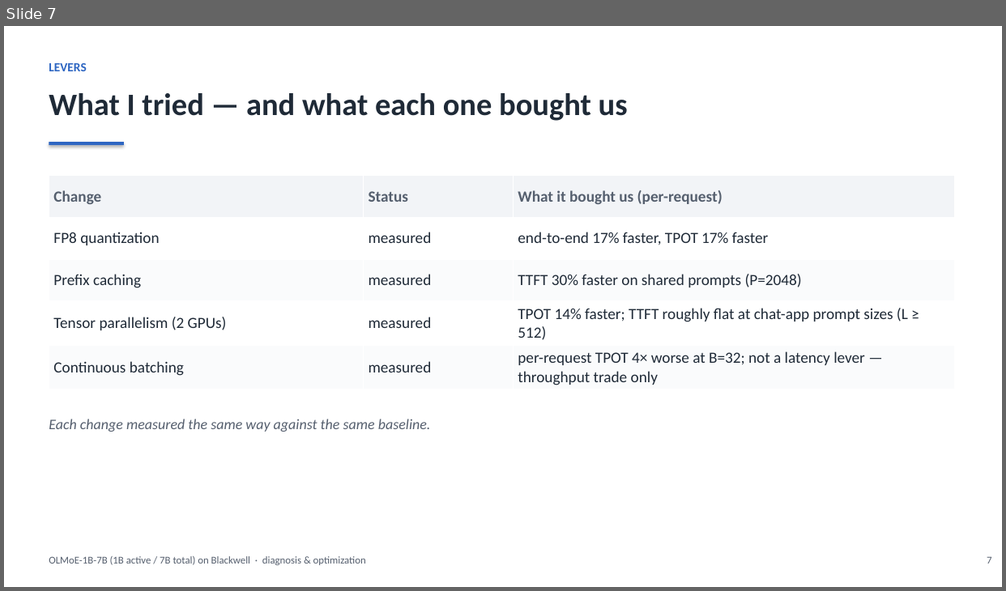
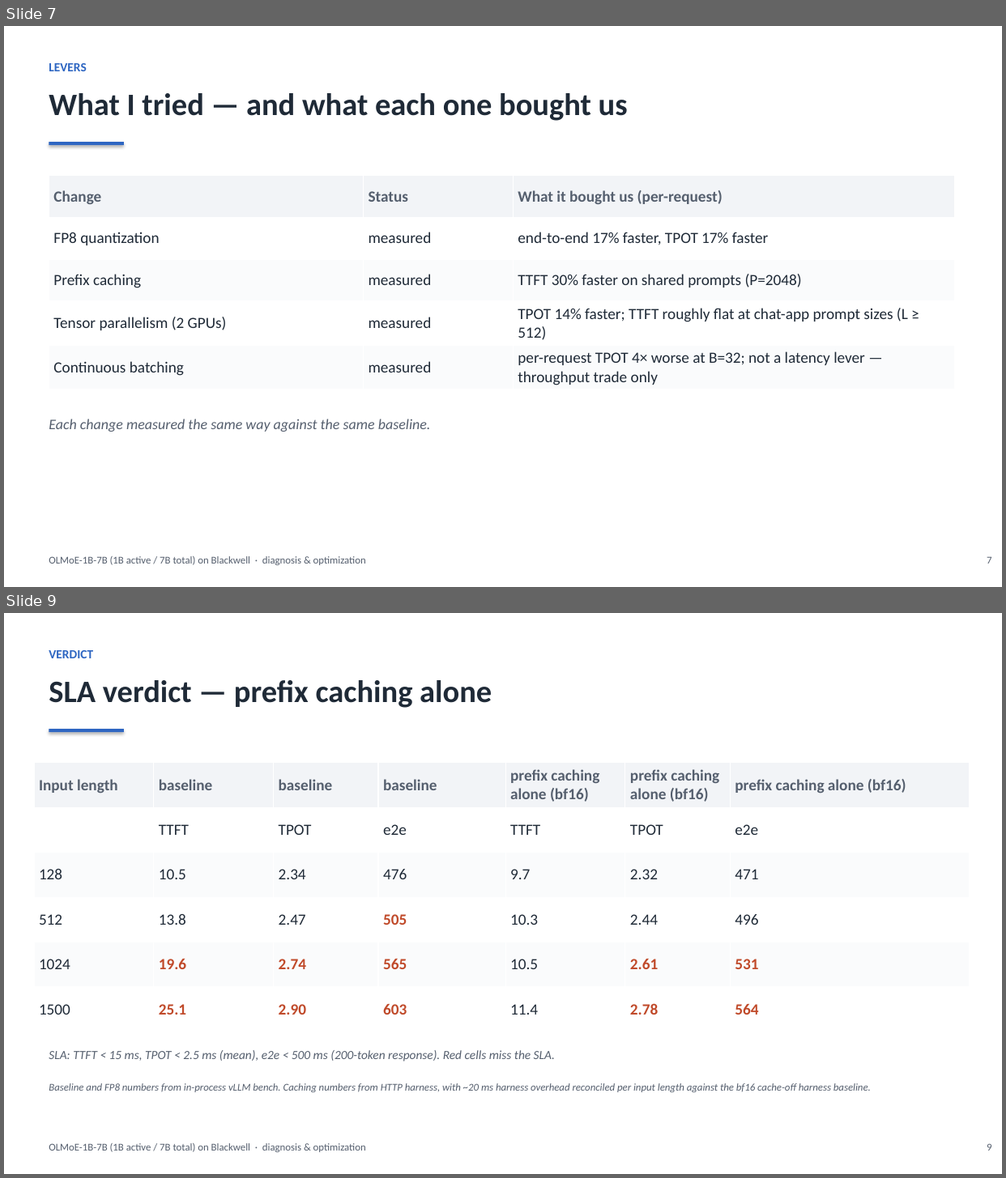
Before and after one commit to harishvs/moe-inference-optimize, a slide deck: talk/deck.pptx. Shown one above the other, each under a label of ours: slide 7 before the commit, slides 7 and 9 after it; the slides between them are not shown. The pictures are 1006x591 and 1006x1178 pixels, drawn with LibreOffice and Linux fonts; fonts in the diff are those of the drawing. Boxes give left, top, right and bottom in pixels: in the first picture for what was removed or moved away, otherwise in the second. Text is boxed around its words. In the diff, an @@ line names an element or a change of style, - is before the commit and + after.

Commit message:
added individial verdicts

```diff
--- a/talk/deck.pptx
+++ b/talk/deck.pptx
@@ slide 9 added at (x1=4, y1=613, x2=1002, y2=1174), background #FFFFFF @@
@@ text added at (x1=49, y1=650, x2=93, y2=658), 12 pt, text #2E66C2, bold @@
+VERDICT
@@ text added at (x1=49, y1=680, x2=492, y2=708), 30 pt, text #1F2A37, bold @@
+SLA verdict — prefix caching alone
@@ rectangle added at (x1=49, y1=729, x2=124, y2=732), fill #2E66C2 @@
@@ table added at (x1=34, y1=763, x2=970, y2=1033), 6 rows, 7 columns @@
+Input length | baseline | baseline | baseline | prefix caching alone (bf16) | prefix caching alone (bf16) | prefix caching alone (bf16)
+ | TTFT | TPOT | e2e | TTFT | TPOT | e2e
+128 | 10.5 | 2.34 | 476 | 9.7 | 2.32 | 471
+512 | 13.8 | 2.47 | 505 | 10.3 | 2.44 | 496
+1024 | 19.6 | 2.74 | 565 | 10.5 | 2.61 | 531
+1500 | 25.1 | 2.90 | 603 | 11.4 | 2.78 | 564
@@ text added at (x1=49, y1=1050, x2=555, y2=1062), 12 pt, text #555F6E, italic @@
+SLA: TTFT < 15 ms, TPOT < 2.5 ms (mean), e2e < 500 ms (200-token response). Red cells miss the SLA.
@@ text added at (x1=49, y1=1084, x2=871, y2=1093), 10 pt, text #555F6E, italic @@
+Baseline and FP8 numbers from in-process vLLM bench. Caching numbers from HTTP harness, with ~20 ms harness overhead reconciled per input length against the bf16 cache-off harness baseline.
@@ text added at (x1=49, y1=1144, x2=366, y2=1152), 10 pt, text #555F6E @@
+OLMoE-1B-7B (1B active / 7B total) on Blackwell · diagnosis & optimization
@@ text added at (x1=987, y1=1144, x2=991, y2=1151), 10 pt, text #555F6E @@
+9
```
Also in this commit, not shown: 16 slides changed, 2 other slides added, 6 other files.
